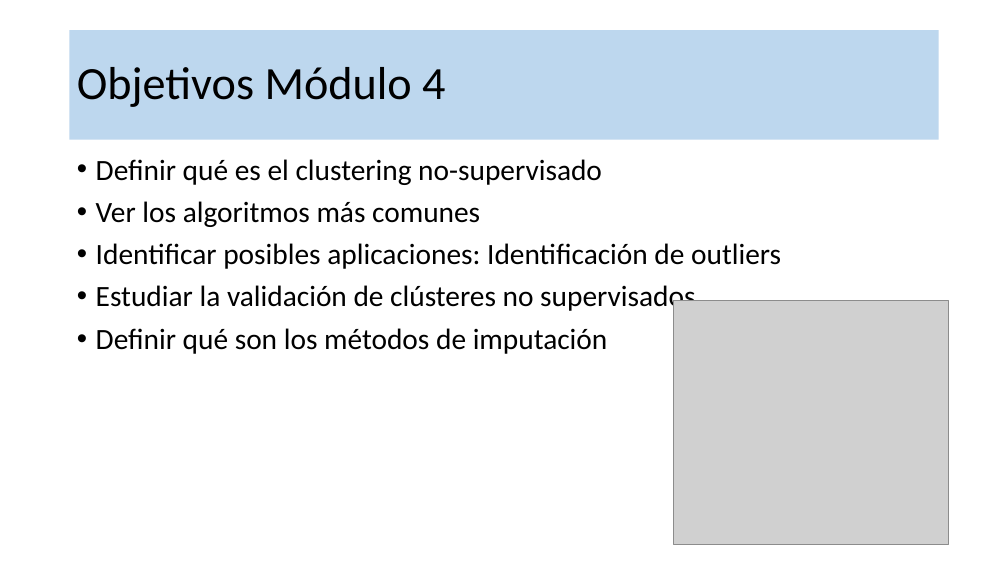
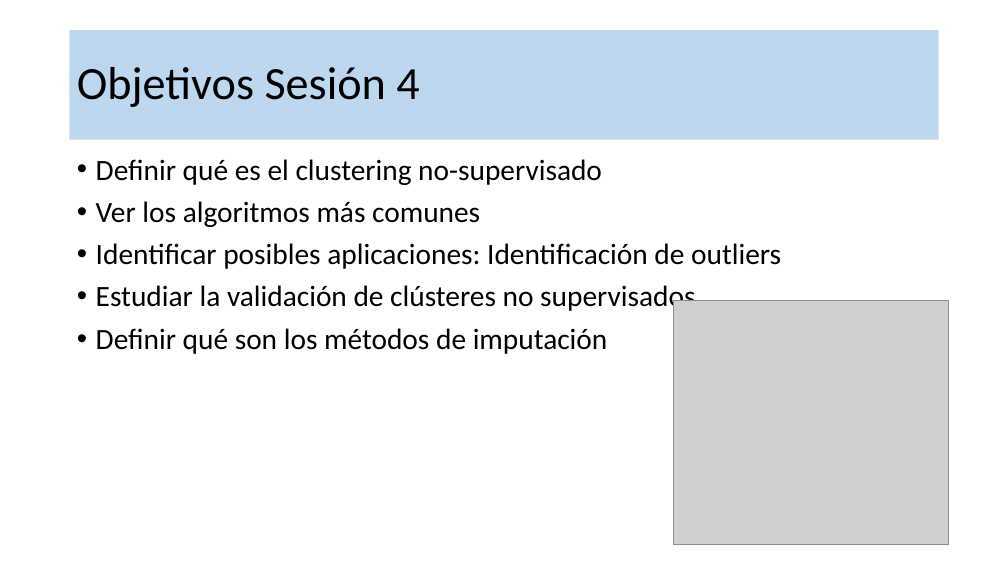
Before and after one commit to robgaray/EESIA_Analisis_Consumo_2021_Publico, a slide deck: slide 9 of 1_Presentaciones/Sesion_4_Teoria.pptx (slide 11 before the commit). Drawn at 1008x567 pixels with LibreOffice and Linux fonts; fonts in the diff are those of the drawing; grey boxes stand for pictures; background and template pictures are left out. Boxes give left, top, right and bottom in pixels: in the first picture for what was removed or moved away, otherwise in the second. Text is boxed around its words. In the diff, an @@ line names an element or a change of style, - is before the commit and + after.

```diff
--- a/1_Presentaciones/Sesion_4_Teoria.pptx
+++ b/1_Presentaciones/Sesion_4_Teoria.pptx
@@ title at (77, 67, 419, 107): text changed @@
-Objetivos Módulo 4
+Objetivos Sesión 4
```
Also in this commit, not shown: 2 other slides changed.
